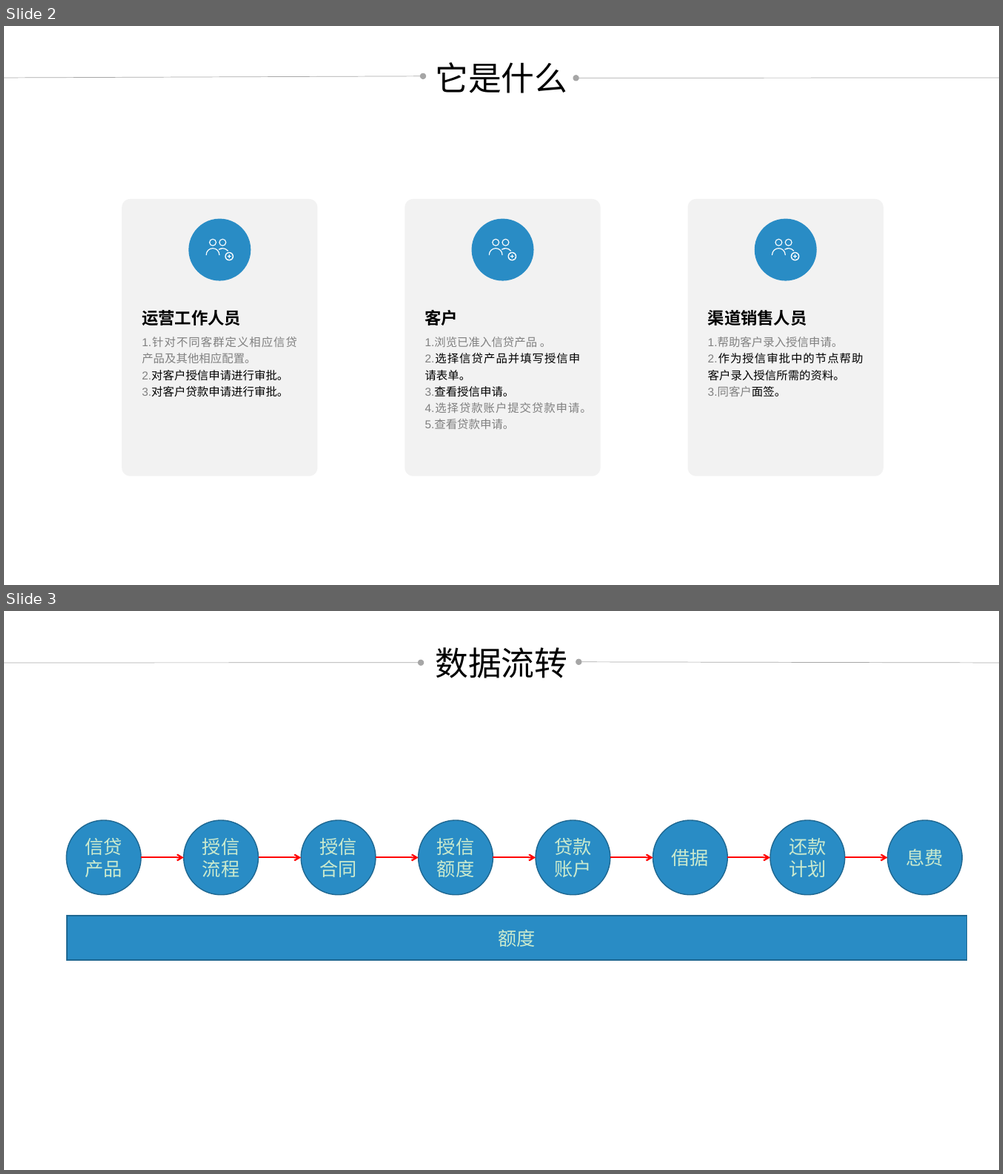
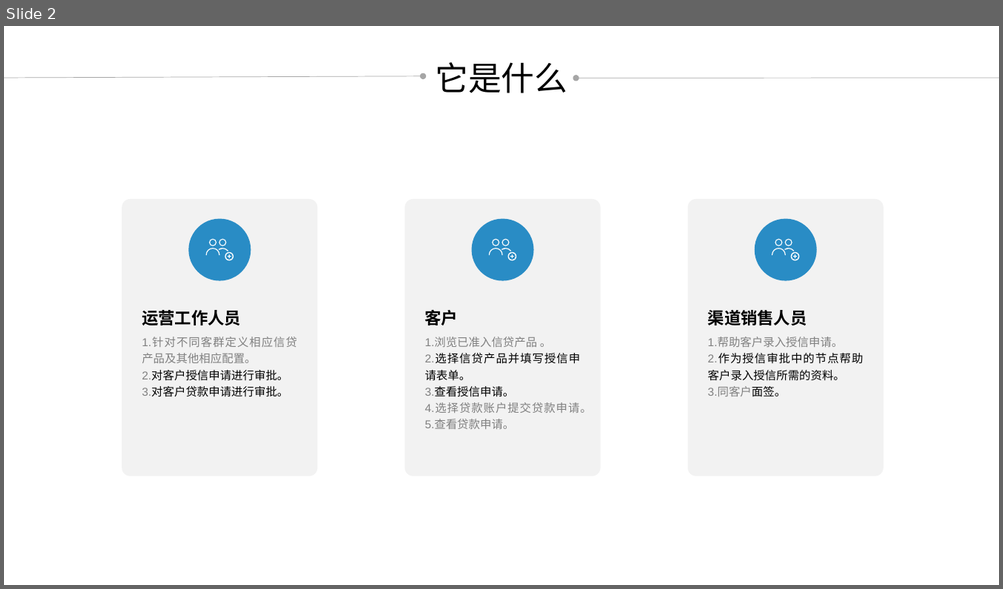
Before and after one commit to credit-loan-dev/credit-loan, a slide deck: design/doc/2018-09-20草稿.pptx. Shown one above the other, each under a label of ours: slides 2 and 3 before the commit, slide 2 after it. The pictures are 1003x1174 and 1003x589 pixels, drawn with LibreOffice and Linux fonts; fonts in the diff are those of the drawing. Boxes give left, top, right and bottom in pixels: in the first picture for what was removed or moved away, otherwise in the second. Text is boxed around its words. In the diff, an @@ line names an element or a change of style, - is before the commit and + after.

```diff
--- a/design/doc/2018-09-20草稿.pptx
+++ b/design/doc/2018-09-20草稿.pptx
@@ slide 3 removed at (4, 611, 999, 1170), background #CAEACE @@
@@ text removed at (435, 647, 567, 678) @@
-数据流转
@@ arrow removed from (4, 663) to (421, 663) @@
@@ arrow removed from (999, 663) to (578, 662) @@
@@ ellipse removed at (67, 820, 142, 895) @@
-信贷产品
@@ ellipse removed at (184, 820, 259, 895) @@
-授信流程
@@ ellipse removed at (301, 820, 375, 895) @@
-授信合同
@@ ellipse removed at (418, 820, 492, 895) @@
-授信额度
@@ ellipse removed at (535, 820, 610, 895) @@
-贷款账户
@@ ellipse removed at (653, 820, 728, 895) @@
-借据
@@ ellipse removed at (770, 820, 845, 895) @@
-还款计划
@@ ellipse removed at (888, 820, 962, 895) @@
-息费
@@ arrow removed from (142, 858) to (184, 858) @@
@@ arrow removed from (259, 858) to (301, 858) @@
@@ arrow removed from (375, 858) to (418, 858) @@
@@ arrow removed from (492, 858) to (535, 858) @@
@@ arrow removed from (610, 858) to (653, 858) @@
@@ arrow removed from (728, 858) to (770, 858) @@
@@ arrow removed from (845, 858) to (888, 858) @@
@@ rectangle removed at (67, 916, 967, 961) @@
-额度
```
Also in this commit, not shown: 11 other slides changed.
